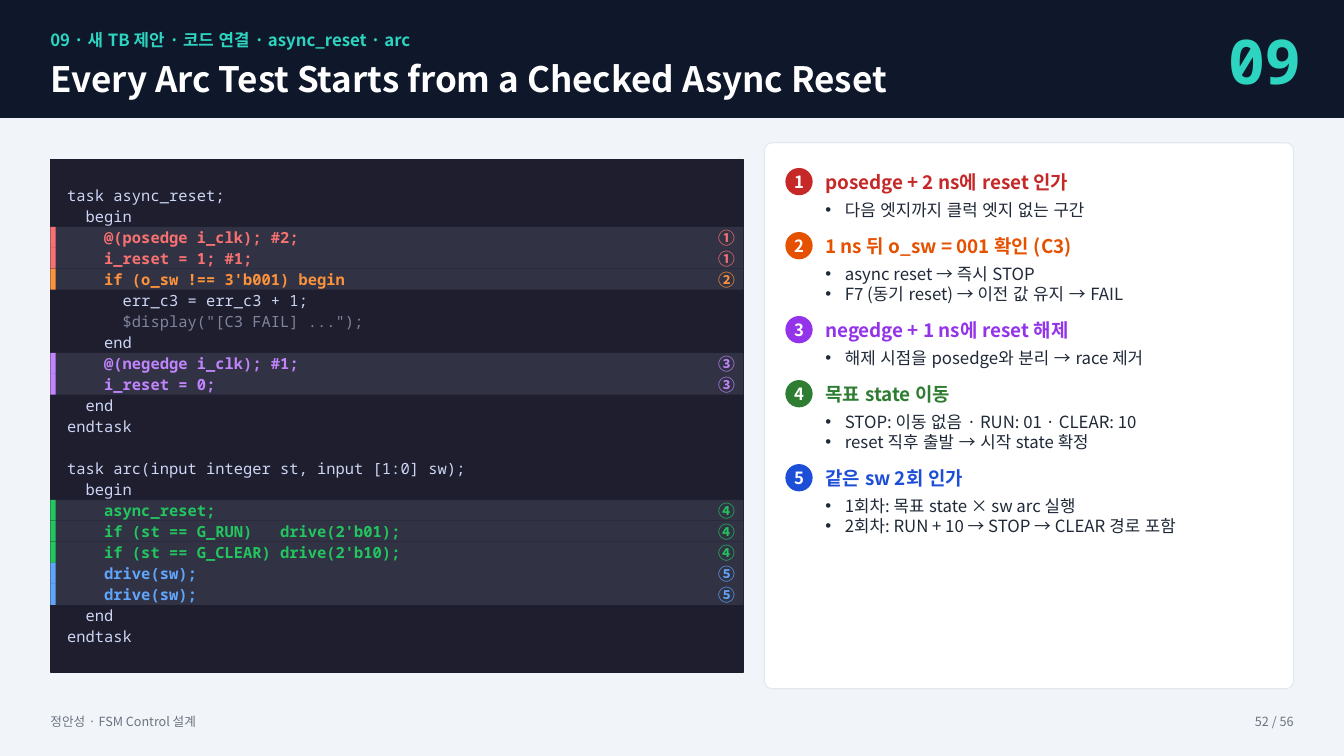
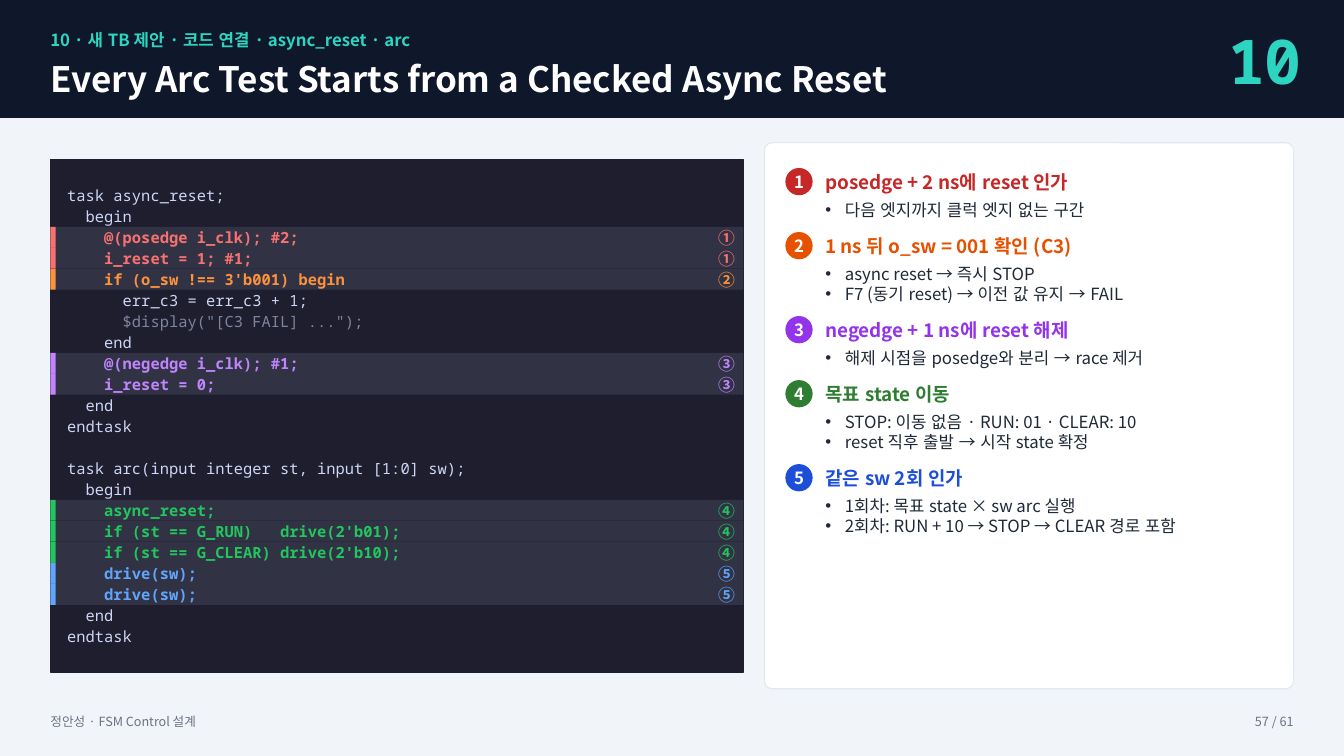
Before and after one commit to kimsacademy1234-max/System_Verilog, a slide deck: slide 57 of homework/1008_fsm_project/FSM_Control_정안성_new.pptx (slide 52 before the commit). Drawn at 1344x756 pixels with LibreOffice and Linux fonts; fonts in the diff are those of the drawing. Boxes give left, top, right and bottom in pixels: in the first picture for what was removed or moved away, otherwise in the second. Text is boxed around its words. In the diff, an @@ line names an element or a change of style, - is before the commit and + after.

```diff
--- a/homework/1008_fsm_project/FSM_Control_정안성_new.pptx
+++ b/homework/1008_fsm_project/FSM_Control_정안성_new.pptx
@@ text at <box>50,32,410,50</box>: text changed @@
-09 · 새 TB 제안 · 코드 연결 · async_reset · arc
+10 · 새 TB 제안 · 코드 연결 · async_reset · arc
@@ text at <box>1228,39,1302,85</box>: text changed @@
-09
+10
@@ text at <box>1255,716,1294,726</box>: text changed @@
-52 / 56
+57 / 61
```
Also in this commit, not shown: 54 other slides changed, 6 slides added, 1 slide removed.
